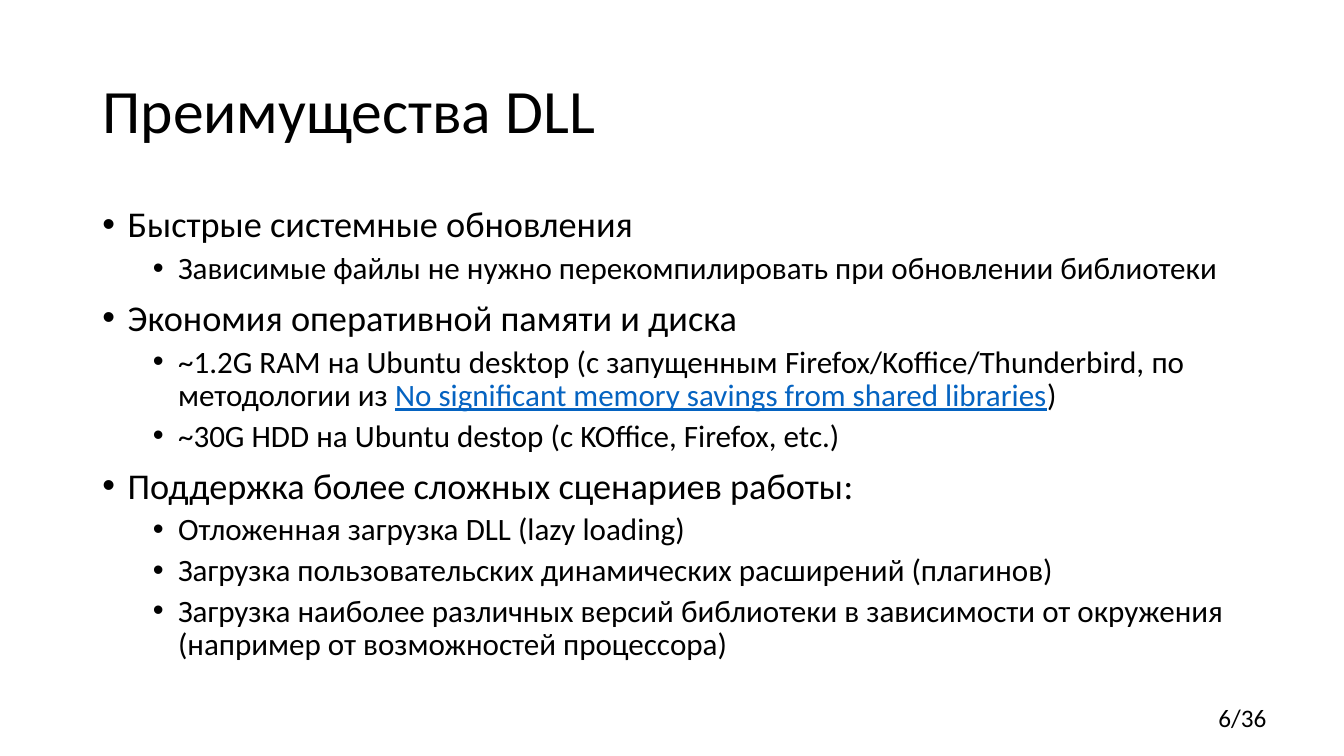
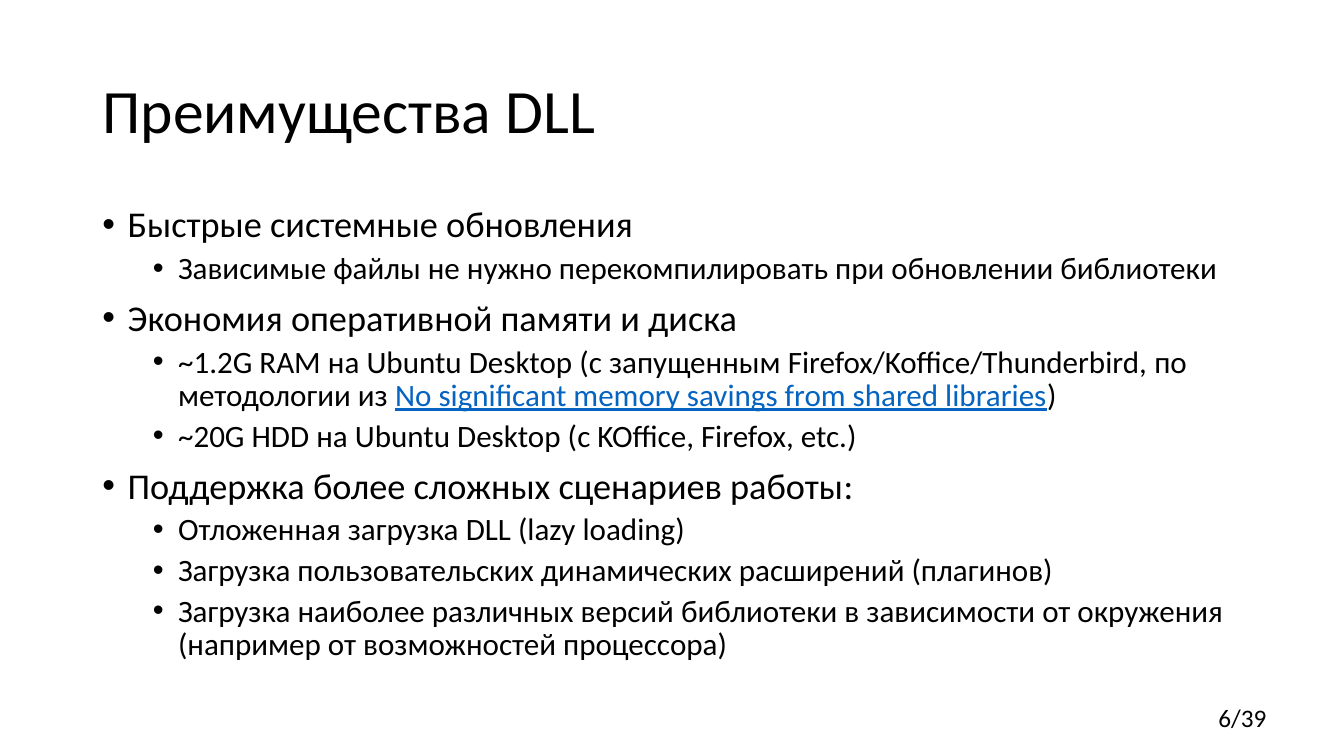
Before and after one commit to yugr/CppRussia, a slide deck: slide 6 of 2024/RU.pptx. Drawn at 1344x756 pixels with LibreOffice and Linux fonts; fonts in the diff are those of the drawing. Boxes give left, top, right and bottom in pixels: in the first picture for what was removed or moved away, otherwise in the second. Text is boxed around its words. In the diff, an @@ line names an element or a change of style, - is before the commit and + after.

Commit message:
Added few more slides.

```diff
--- a/2024/RU.pptx
+++ b/2024/RU.pptx
@@ text at <box>178,350,1187,452</box>: text changed @@
-  • ~1.2G RAM на Ubuntu desktop (с запущенным Firefox/Koffice/Thunderbird, по методологии из No significant memory savings from shared libraries)
-  • ~30G HDD на Ubuntu destop (с KOffice, Firefox, etc.)
+  • ~1.2G RAM на Ubuntu Desktop (с запущенным Firefox/Koffice/Thunderbird, по методологии из No significant memory savings from shared libraries)
+  • ~20G HDD на Ubuntu Desktop (с KOffice, Firefox, etc.)
@@ page number at <box>1218,709,1266,728</box>: text changed @@
-6/36
+6/39
```
Also in this commit, not shown: 7 other slides changed, 3 slides added.
